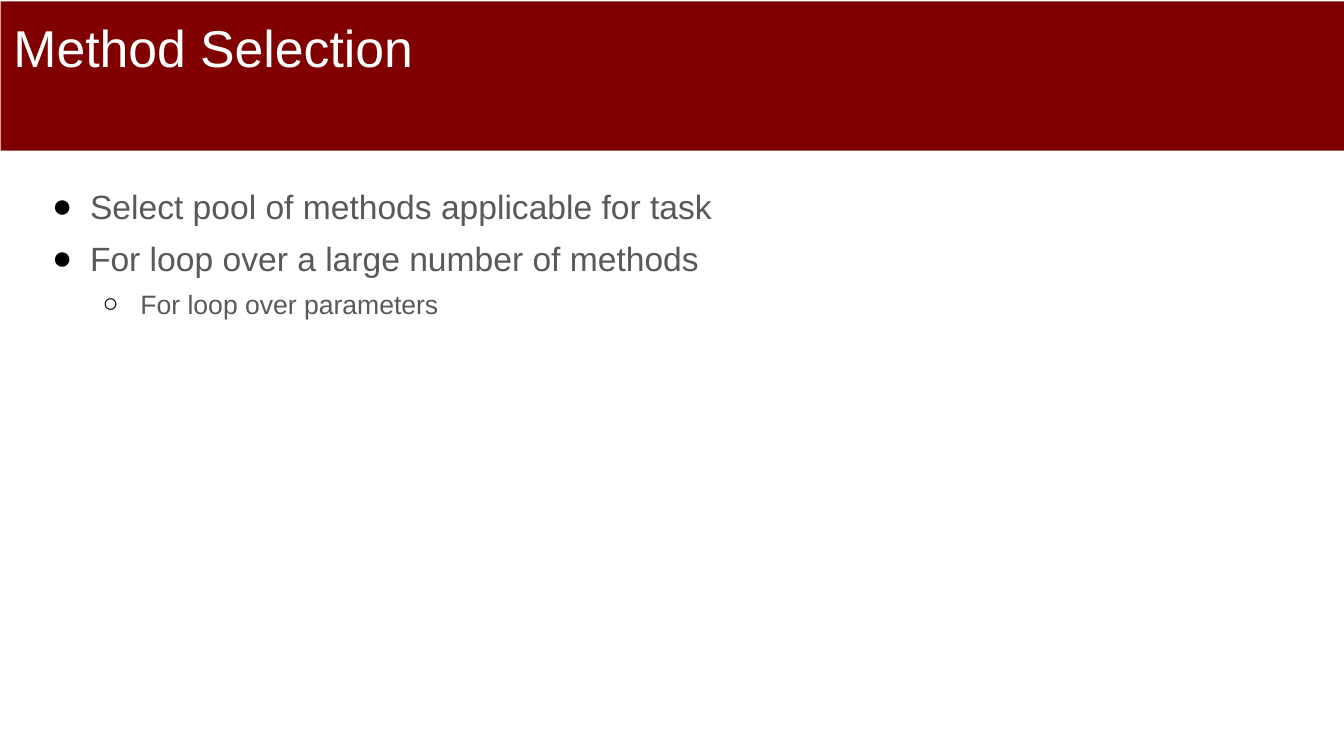
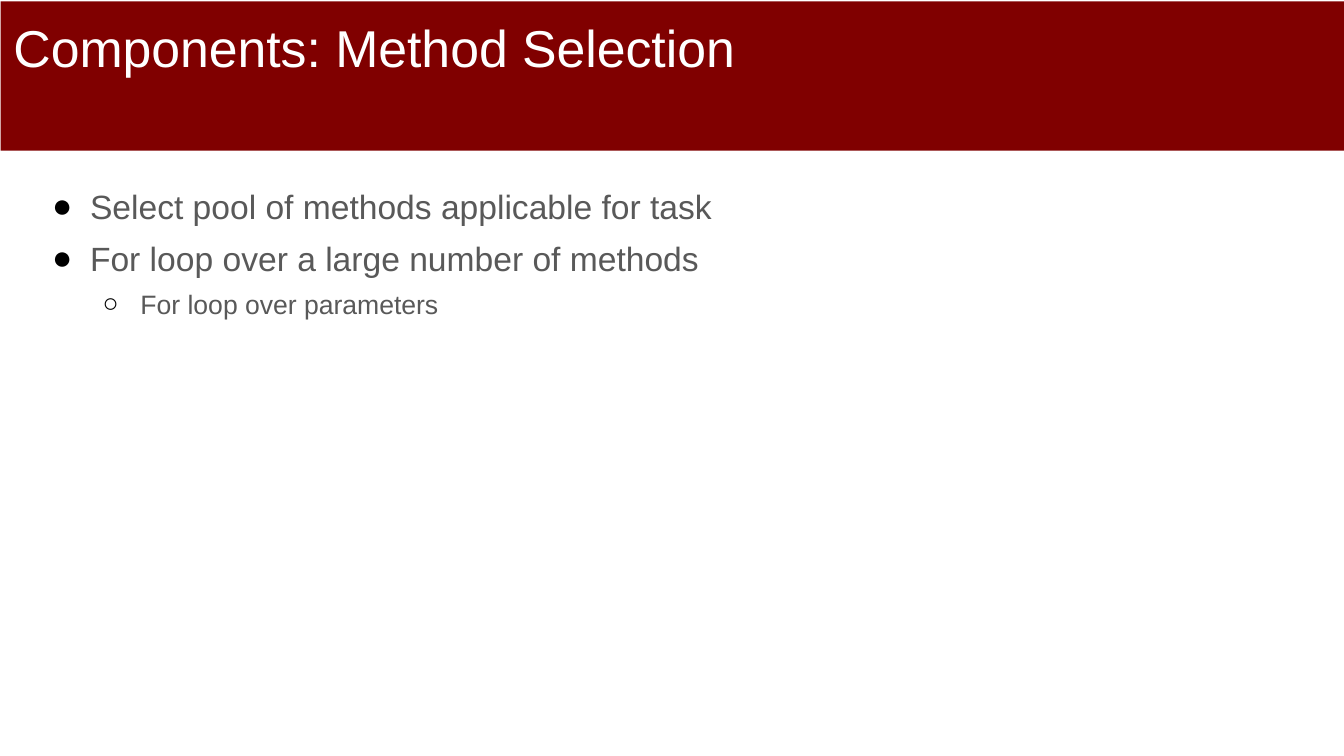
Before and after one commit to dssg/mlforpublicpolicylab, a slide deck: slide 13 of 04 - Machine Learning Pipelines/Machine-Learning-Pipelines.pptx. Drawn at 1344x756 pixels with LibreOffice and Linux fonts; fonts in the diff are those of the drawing. Boxes give left, top, right and bottom in pixels: in the first picture for what was removed or moved away, otherwise in the second. Text is boxed around its words. In the diff, an @@ line names an element or a change of style, - is before the commit and + after.

```diff
--- a/04 - Machine Learning Pipelines/Machine-Learning-Pipelines.pptx
+++ b/04 - Machine Learning Pipelines/Machine-Learning-Pipelines.pptx
@@ title at (13,29,735,78): text changed @@
-Method Selection
+Components: Method Selection
```
Also in this commit, not shown: 9 other slides changed.
